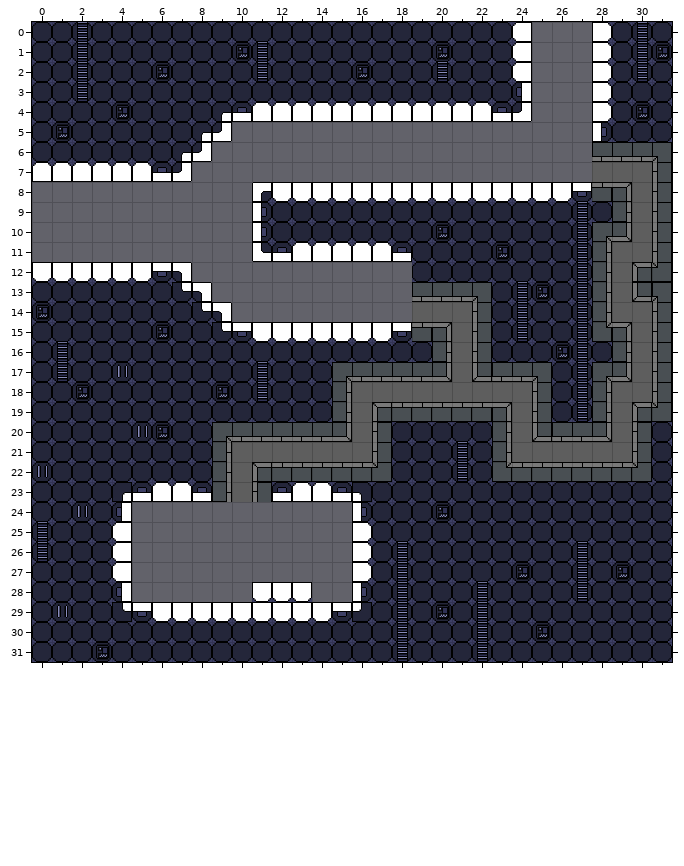
Two versions of a level (Tiled map (JSON), assets/maps/spaceshiptest.json). Above, as it was before the edit.
Cells are 32x32 px. Shown: x 0..31, y 0..31. Tiles whose own drawing changed are shown in their newer look in all pictures.
The same view after the edit:
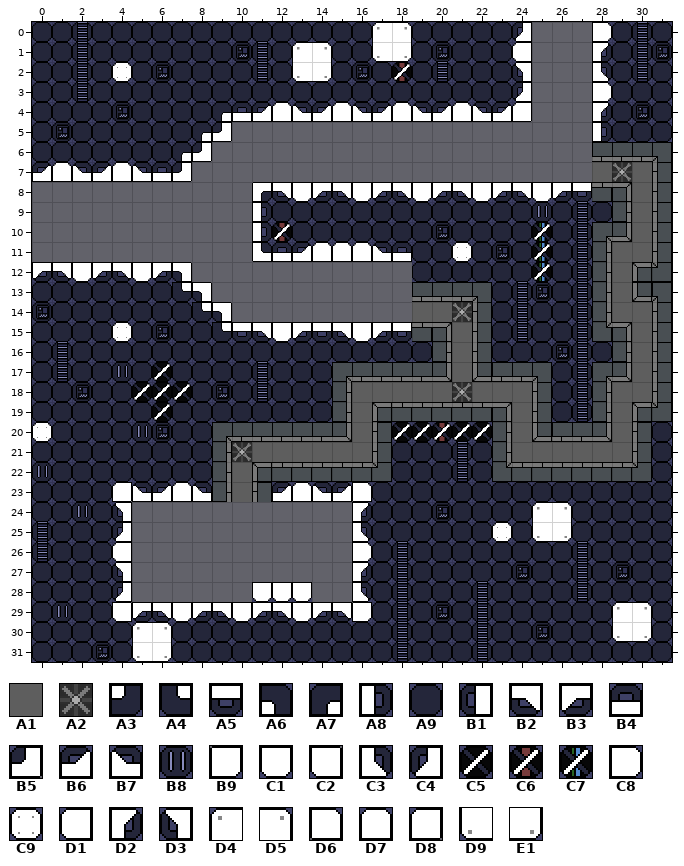
Key: from "shiptiles": A1 11, A2 30, A3 31, A4 32, A5 34, A6 41, A7 42, A8 43, A9 44, B1 45, B2 46, B3 47, B4 54, B5 55, B6 56, B7 57, B8 62, B9 63, C1 64, C2 65, C3 66, C4 67, C5 70, C6 71, C7 72, C8 73, C9 74, D1 75, D2 76, D3 77, D4 80, D5 81, D6 83, D7 84, D8 85, D9 90, E1 91.
__ is an empty cell, .. an unchanged one.
Changes in this commit:
--- layer "bkg"
@@ x 29..29 @@
- 7 A1
+ 7 A2
@@ x 21..21 @@
-14 A1
+14 A2
@@ x 21..21 @@
-18 A1
+18 A2
@@ x 10..10 @@
-21 A1
+21 A2
--- layer "wall"
@@ x 4..28 @@
- 0 .. .. .. .. .. .. .. .. .. .. .. .. .. A9 A9 .. .. .. .. .. D1 .. .. .. ..
- 1 .. .. .. .. .. .. .. .. .. A9 A9 .. .. A9 A9 .. .. .. .. .. .. .. .. .. C8
- 2 A9 .. .. .. .. .. .. .. .. A9 A9 .. .. .. A9 .. .. .. .. .. D1 .. .. .. C8
- 3 .. .. .. .. .. .. .. .. .. .. .. .. .. .. .. .. .. .. .. .. B1 .. .. .. ..
- 4 .. .. .. .. .. .. .. D7 .. D7 D7 .. D7 D7 .. D7 D7 .. D7 B4 B5 .. .. .. C8
+ 0 .. .. .. .. .. .. .. .. .. .. .. .. .. D4 D5 .. .. .. .. .. C4 .. .. .. ..
+ 1 .. .. .. .. .. .. .. .. .. D4 D5 .. .. D9 E1 .. .. .. .. .. .. .. .. .. D2
+ 2 C9 .. .. .. .. .. .. .. .. D9 E1 .. .. .. C6 .. .. .. .. .. D3 .. .. .. C3
+ 3 .. .. .. .. .. .. .. .. .. .. .. .. .. .. .. .. .. .. .. .. C4 .. .. .. ..
+ 4 .. .. .. .. .. .. .. B6 .. B7 B6 .. B7 B6 .. B7 B6 .. B7 B6 D8 .. .. .. D2
@@ x 0..26 @@
- 7 D7 .. D7 D7 .. D7 .. .. .. .. .. .. .. .. .. .. .. .. .. .. .. .. .. .. .. .. ..
- 8 .. .. .. .. .. .. .. .. .. .. .. .. C1 .. C1 C1 .. C1 C1 .. C1 C1 .. C1 C1 .. C1
- 9 .. .. .. .. .. .. .. .. .. .. .. .. .. .. .. .. .. .. .. .. .. .. .. .. .. A9 ..
-10 .. .. .. .. .. .. .. .. .. .. .. .. A9 .. .. .. .. .. .. .. .. .. .. .. .. A9 ..
-11 .. .. .. .. .. .. .. .. .. .. .. .. .. D7 .. .. .. D7 .. .. .. A9 .. .. .. A9 ..
-12 C1 C1 .. C1 C1 .. A5 .. .. .. .. .. .. .. .. .. .. .. .. .. .. .. .. .. .. A9 ..
+ 7 B6 .. B7 B6 .. B7 .. .. .. .. .. .. .. .. .. .. .. .. .. .. .. .. .. .. .. .. ..
+ 8 .. .. .. .. .. .. .. .. .. .. .. .. B2 .. B3 B2 .. B3 B2 .. B3 B2 .. B3 B2 .. B3
+ 9 .. .. .. .. .. .. .. .. .. .. .. .. .. .. .. .. .. .. .. .. .. .. .. .. .. B8 ..
+10 .. .. .. .. .. .. .. .. .. .. .. .. C6 .. .. .. .. .. .. .. .. .. .. .. .. C7 ..
+11 .. .. .. .. .. .. .. .. .. .. .. .. .. B6 .. .. .. B7 .. .. .. C9 .. .. .. C7 ..
+12 B3 B2 .. B3 B2 .. B3 .. .. .. .. .. .. .. .. .. .. .. .. .. .. .. .. .. .. C7 ..
@@ x 4..17 @@
-15 A9 .. .. .. .. .. .. C1 .. C1 C1 C1 .. C1
+15 C9 .. .. .. .. .. .. B2 .. B3 A5 B2 .. B3
@@ x 0..22 @@
-17 .. .. .. .. .. .. A9 .. .. .. .. .. .. .. .. .. .. .. .. .. .. .. ..
-18 .. .. .. .. .. A9 A9 A9 .. .. .. .. .. .. .. .. .. .. .. .. .. .. ..
-19 .. .. .. .. .. .. A9 .. .. .. .. .. .. .. .. .. .. .. .. .. .. .. ..
-20 A9 .. .. .. .. .. .. .. .. .. .. .. .. .. .. .. .. .. A9 A9 A9 A9 A9
+17 .. .. .. .. .. .. C5 .. .. .. .. .. .. .. .. .. .. .. .. .. .. .. ..
+18 .. .. .. .. .. C5 C5 C5 .. .. .. .. .. .. .. .. .. .. .. .. .. .. ..
+19 .. .. .. .. .. .. C5 .. .. .. .. .. .. .. .. .. .. .. .. .. .. .. ..
+20 C9 .. .. .. .. .. .. .. .. .. .. .. .. .. .. .. .. .. C5 C5 C6 C5 C5
@@ x 4..26 @@
-23 A7 B4 D7 .. B4 .. .. .. B4 .. D7 B4 A6 .. .. .. .. .. .. .. .. .. ..
-24 B1 .. .. .. .. .. .. .. .. .. .. .. A8 .. .. .. .. .. .. .. .. A9 A9
-25 D1 .. .. .. .. .. .. .. .. .. .. .. C8 .. .. .. .. .. .. A9 .. A9 A9
+23 D8 B7 B6 .. B7 .. .. .. B6 .. B7 B6 D6 .. .. .. .. .. .. .. .. .. ..
+24 D3 .. .. .. .. .. .. .. .. .. .. .. D2 .. .. .. .. .. .. .. .. D4 D5
+25 C4 .. .. .. .. .. .. .. .. .. .. .. C3 .. .. .. .. .. .. C9 .. D9 E1
@@ x 4..30 @@
-27 D1 .. .. .. .. .. .. .. .. .. .. .. C8 .. .. .. .. .. .. .. .. .. .. .. .. .. ..
-28 B1 .. .. .. .. .. .. .. .. .. .. .. A8 .. .. .. .. .. .. .. .. .. .. .. .. .. ..
-29 A4 A5 C1 .. C1 C1 .. C1 C1 .. C1 A5 A3 .. .. .. .. .. .. .. .. .. .. .. .. A9 A9
-30 .. A9 A9 .. .. .. .. .. .. .. .. .. .. .. .. .. .. .. .. .. .. .. .. .. .. A9 A9
-31 .. A9 A9 .. .. .. .. .. .. .. .. .. .. .. .. .. .. .. .. .. .. .. .. .. .. .. ..
+27 D3 .. .. .. .. .. .. .. .. .. .. .. D2 .. .. .. .. .. .. .. .. .. .. .. .. .. ..
+28 C4 .. .. .. .. .. .. .. .. .. .. .. C3 .. .. .. .. .. .. .. .. .. .. .. .. .. ..
+29 C2 B3 B2 .. B3 B2 .. B3 B2 .. B3 B2 B9 .. .. .. .. .. .. .. .. .. .. .. .. D4 D5
+30 .. D4 D5 .. .. .. .. .. .. .. .. .. .. .. .. .. .. .. .. .. .. .. .. .. .. D9 E1
+31 .. D9 E1 .. .. .. .. .. .. .. .. .. .. .. .. .. .. .. .. .. .. .. .. .. .. .. ..
